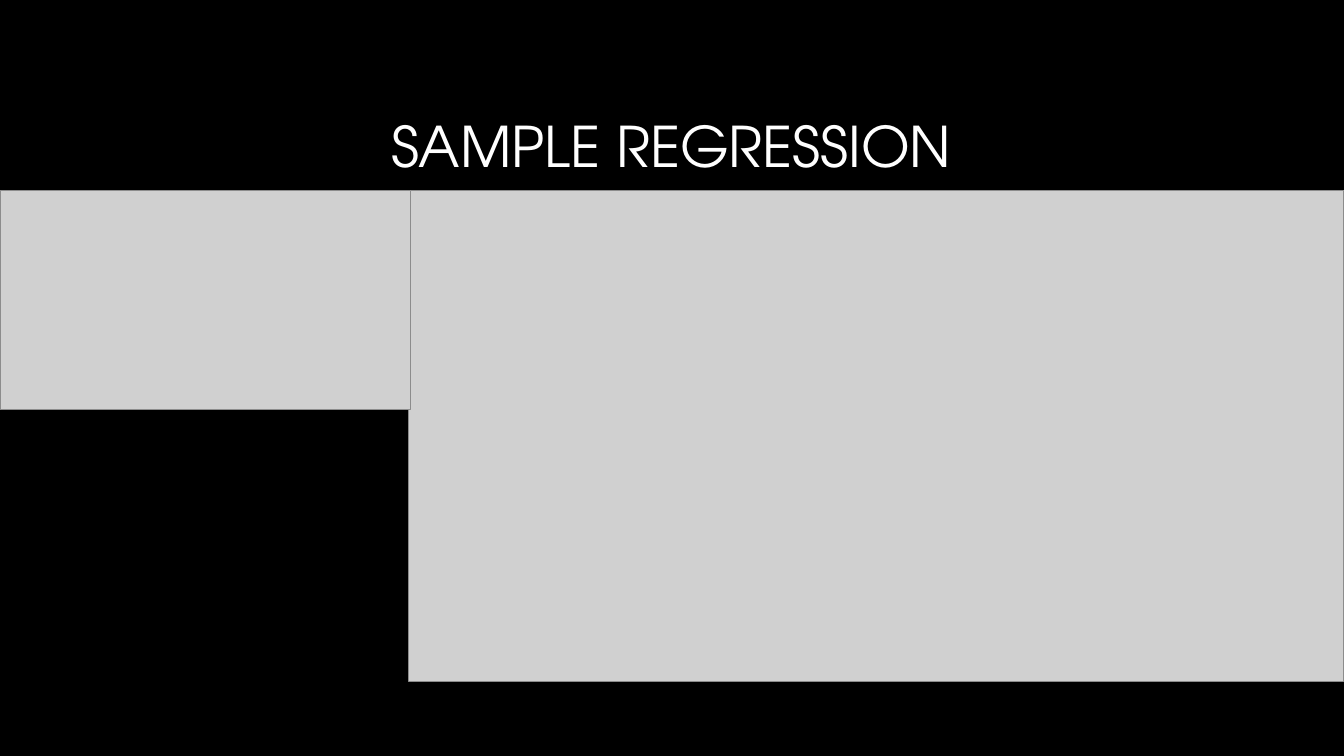
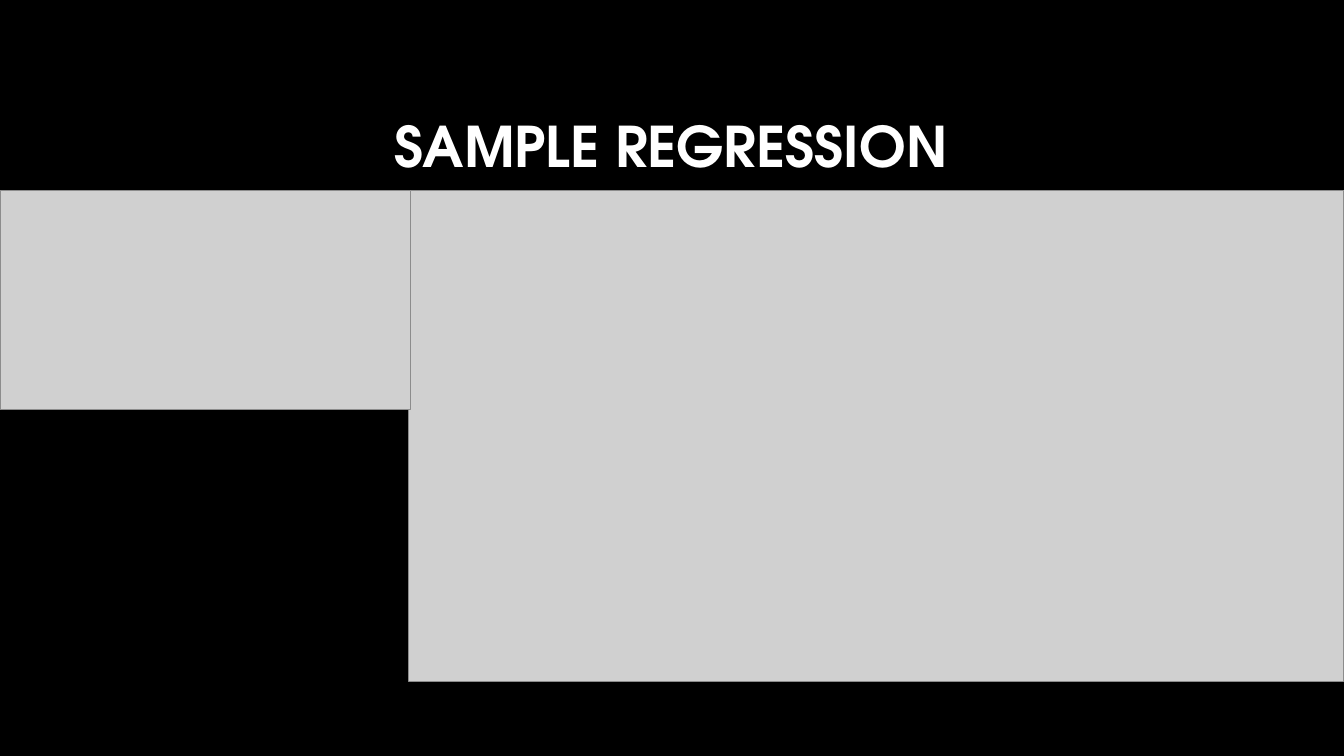
Before and after one commit to fosshie/tnn, a slide deck: slide 9 of PPAnalysis.pptx. Drawn at 1344x756 pixels with LibreOffice and Linux fonts; fonts in the diff are those of the drawing; grey boxes stand for pictures; background and template pictures are left out. Boxes give left, top, right and bottom in pixels: in the first picture for what was removed or moved away, otherwise in the second. Text is boxed around its words. In the diff, an @@ line names an element or a change of style, - is before the commit and + after.

```diff
--- a/PPAnalysis.pptx
+++ b/PPAnalysis.pptx
@@ title "SAMPLE REGRESSION" at box(395, 125, 947, 168): bold on @@
```
Also in this commit, not shown: 4 other slides changed.
